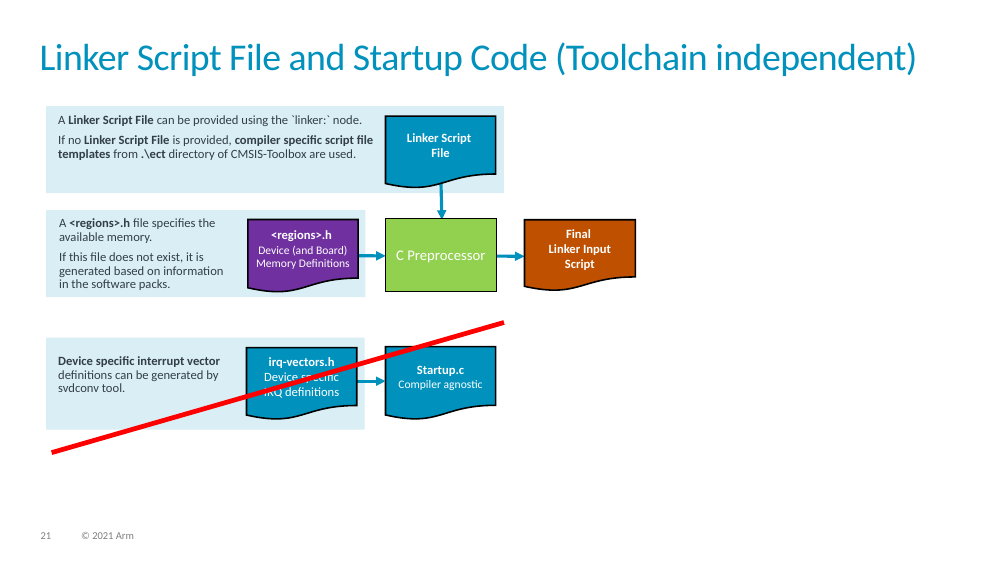
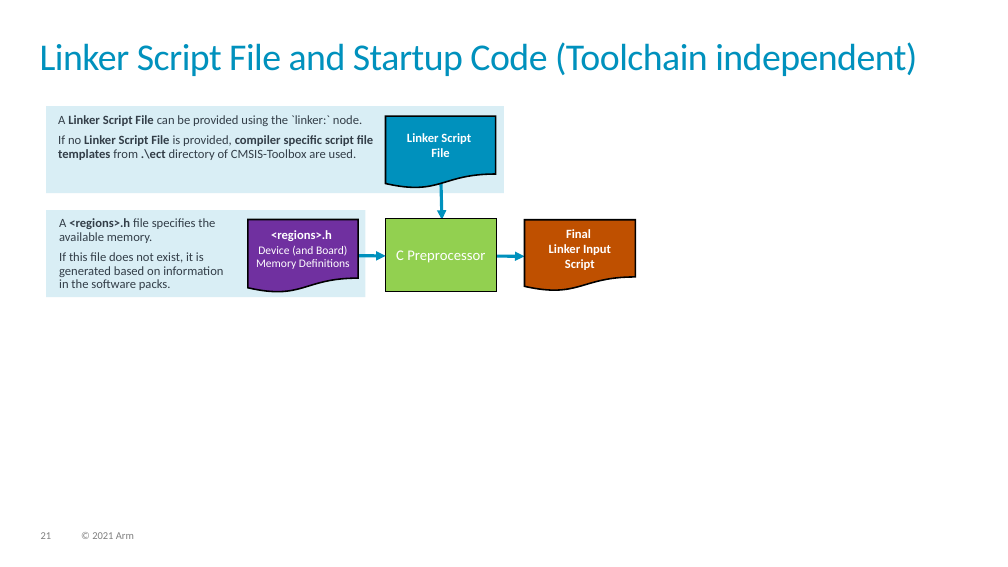
Before and after one commit to Open-CMSIS-Pack/cmsis-toolbox, a slide deck: slide 21 of docs/images/overview.pptx. Drawn at 1008x567 pixels with LibreOffice and Linux fonts; fonts in the diff are those of the drawing. Boxes give left, top, right and bottom in pixels: in the first picture for what was removed or moved away, otherwise in the second. Text is boxed around its words. In the diff, an @@ line names an element or a change of style, - is before the commit and + after.

Commit message:
Reflect the CMSIS-Toolbox 2.2 (linker: auto:)

```diff
--- a/docs/images/overview.pptx
+++ b/docs/images/overview.pptx
@@ line removed from (51, 453) to (504, 323) @@
@@ rectangle removed at box(46, 338, 364, 430) @@
@@ text removed at box(58, 356, 220, 392) @@
-Device specific interrupt vector definitions can be generated by
-svdconv tool.
@@ flow chart document removed at box(247, 348, 357, 420) @@
-irq-vectors.h
-Device specific
-IRQ definitions
@@ flow chart document removed at box(386, 347, 496, 420) @@
-Startup.c
-Compiler agnostic
@@ arrow removed from (353, 381) to (386, 381) @@
```
Also in this commit, not shown: 5 other files.
